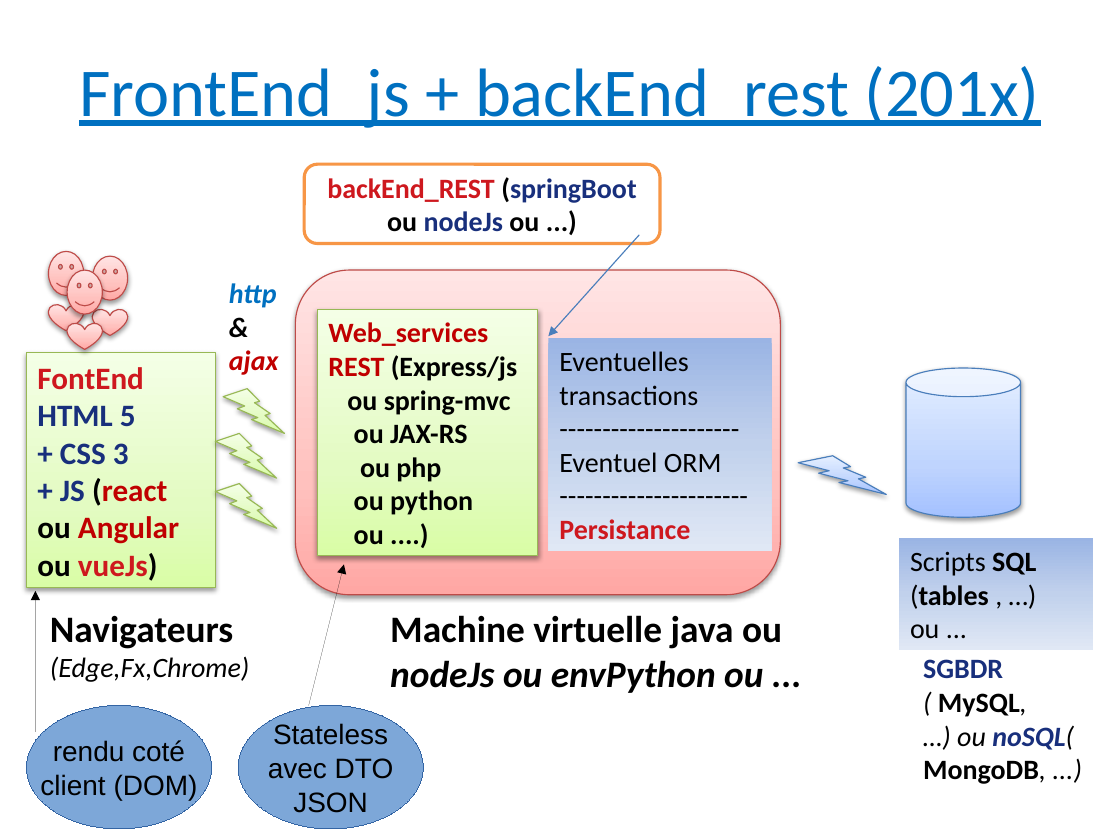
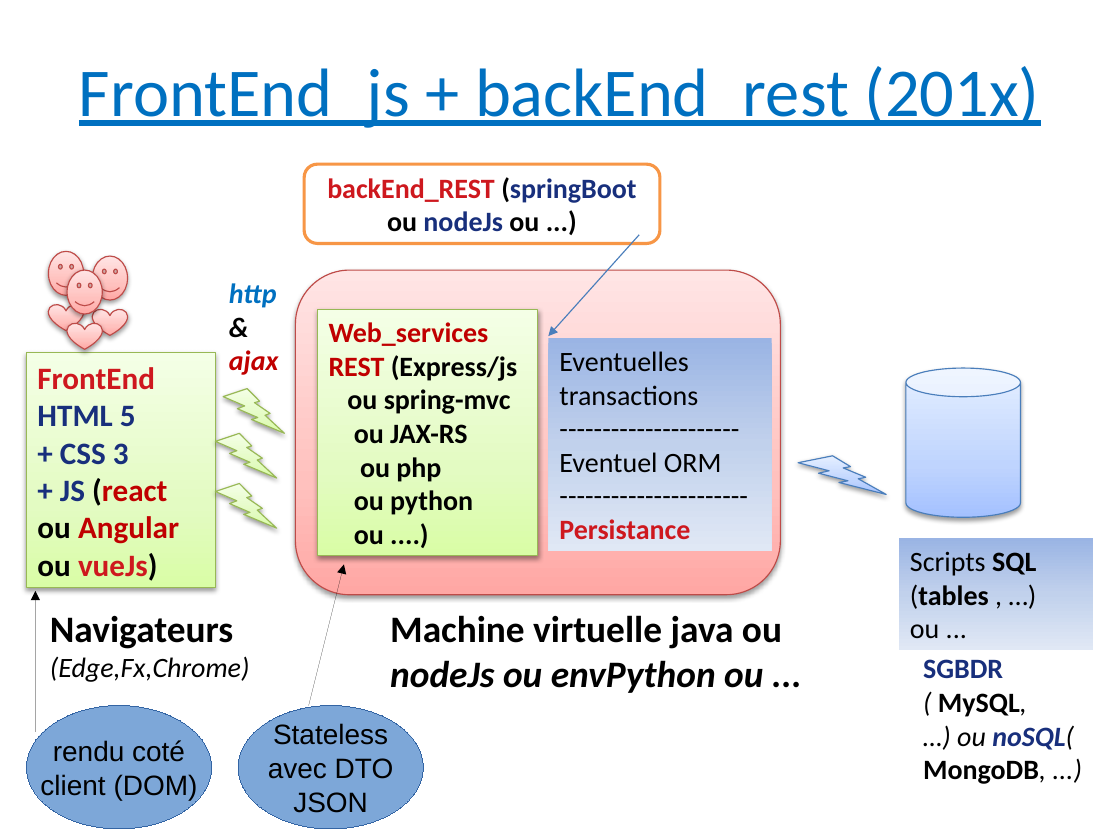
Before and after one commit to didier-tp/afc2021, a slide deck: slide 5 of docs/evolutions_architectures.pptx. Drawn at 1120x840 pixels with LibreOffice and Linux fonts; fonts in the diff are those of the drawing. Boxes give left, top, right and bottom in pixels: in the first picture for what was removed or moved away, otherwise in the second. Text is boxed around its words. In the diff, an @@ line names an element or a change of style, - is before the commit and + after.

```diff
--- a/docs/evolutions_architectures.pptx
+++ b/docs/evolutions_architectures.pptx
@@ text in rectangle at [37,367,155,390]: text changed @@
-FontEnd
+FrontEnd
```
Also in this commit, not shown: 6 other files.
